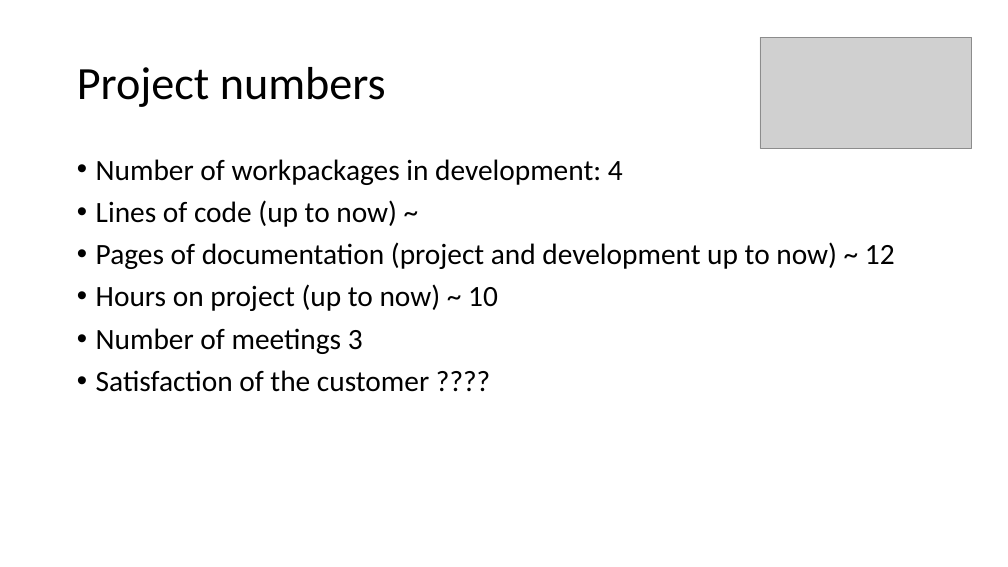
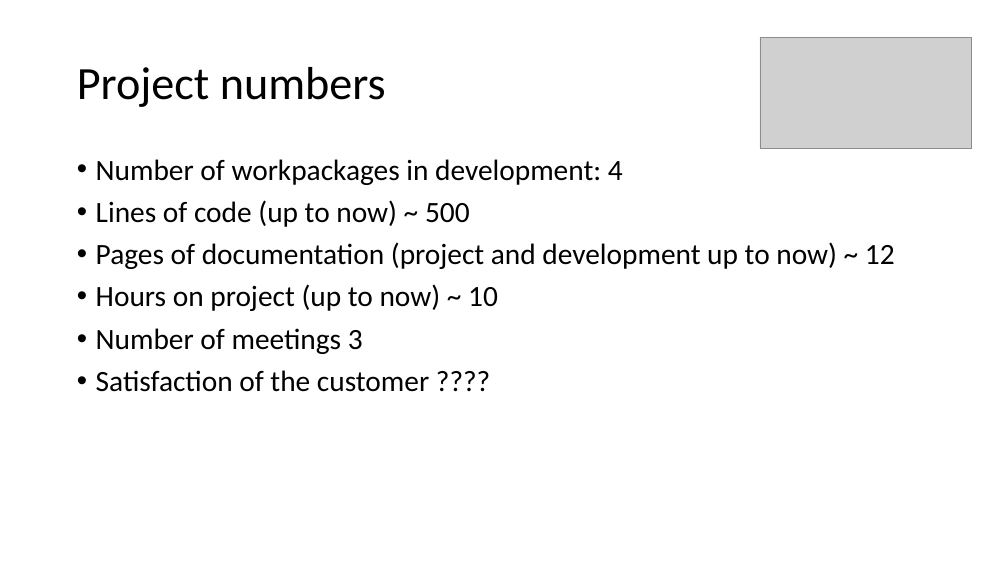
Before and after one commit to martin99199/SWA_PRE3, a slide deck: slide 3 of Documents/Projekt_Dokumentation/Post-Mortem-Presentation.ppsx. Drawn at 1008x567 pixels with LibreOffice and Linux fonts; fonts in the diff are those of the drawing; grey boxes stand for pictures. Boxes give left, top, right and bottom in pixels: in the first picture for what was removed or moved away, otherwise in the second. Text is boxed around its words. In the diff, an @@ line names an element or a change of style, - is before the commit and + after.

Commit message:
Zahl für Lines of code in Präsentation hinzugefügt

```diff
--- a/Documents/Projekt_Dokumentation/Post-Mortem-Presentation.ppsx
+++ b/Documents/Projekt_Dokumentation/Post-Mortem-Presentation.ppsx
@@ text at [96,200,470,227]: text changed @@
-• Lines of code (up to now) ~
+• Lines of code (up to now) ~ 500
```
